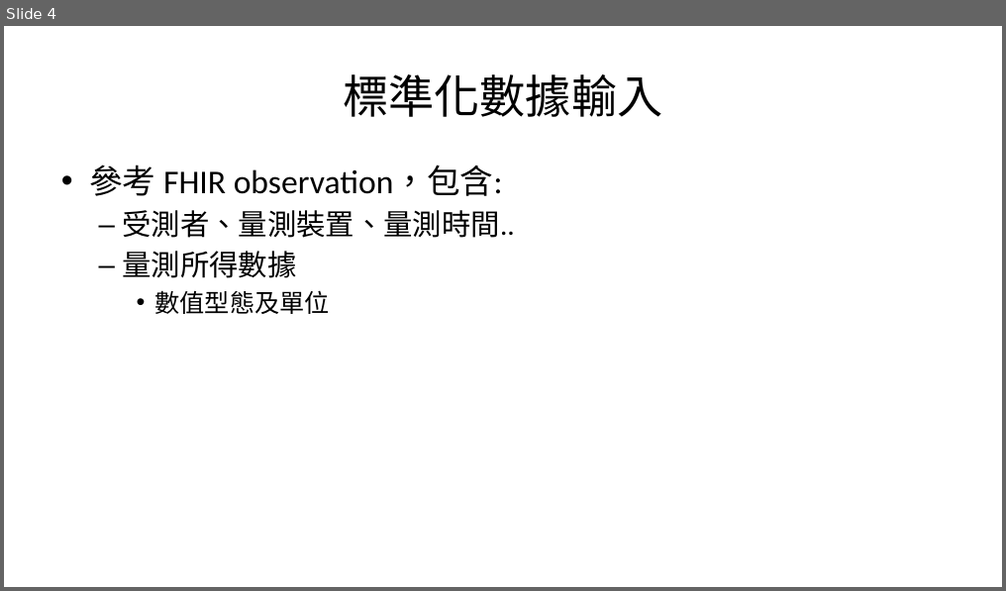
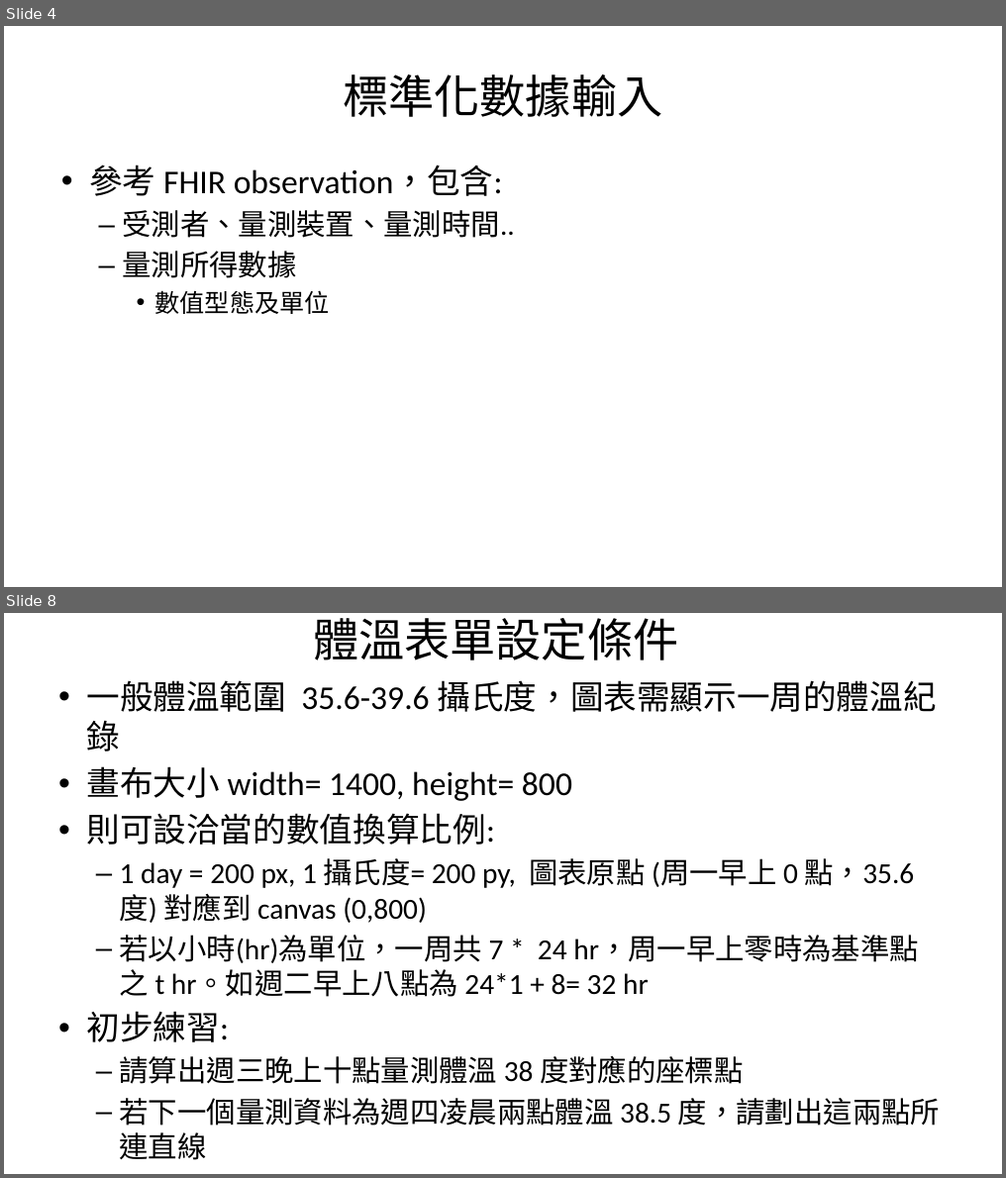
Before and after one commit to mos2718/FHIR_PACS, a slide deck: HTML5Canvas/ECG_Grid/drawChart.pptx. Shown one above the other, each under a label of ours: slide 4 before the commit, slides 4 and 8 after it; the slides between them are not shown. The pictures are 1006x591 and 1006x1178 pixels, drawn with LibreOffice and Linux fonts; fonts in the diff are those of the drawing. Boxes give left, top, right and bottom in pixels: in the first picture for what was removed or moved away, otherwise in the second. Text is boxed around its words. In the diff, an @@ line names an element or a change of style, - is before the commit and + after.

```diff
--- a/HTML5Canvas/ECG_Grid/drawChart.pptx
+++ b/HTML5Canvas/ECG_Grid/drawChart.pptx
@@ slide 8 added at bbox=[4, 613, 1002, 1174], background #FFFFFF @@
@@ title added at bbox=[313, 618, 679, 661], 44 pt, text #000000 @@
+體溫表單設定條件
@@ text added at bbox=[87, 680, 940, 1160], 28 pt, text #000000 @@
+• 一般體溫範圍 35.6-39.6 攝氏度，圖表需顯示一周的體溫紀錄
+• 畫布大小 width= 1400, height= 800
+• 則可設洽當的數值換算比例:
+  – 1 day = 200 px, 1 攝氏度= 200 py, 圖表原點 (周一早上 0 點，35.6 度) 對應到 canvas (0,800)
+  – 若以小時(hr)為單位，一周共 7 * 24 hr，周一早上零時為基準點之 t hr。如週二早上八點為 24*1 + 8= 32 hr
+• 初步練習:
+  – 請算出週三晚上十點量測體溫 38 度對應的座標點
+  – 若下一個量測資料為週四凌晨兩點體溫 38.5 度，請劃出這兩點所連直線
```
Also in this commit, not shown: 2 slides changed, 2 other slides added.
